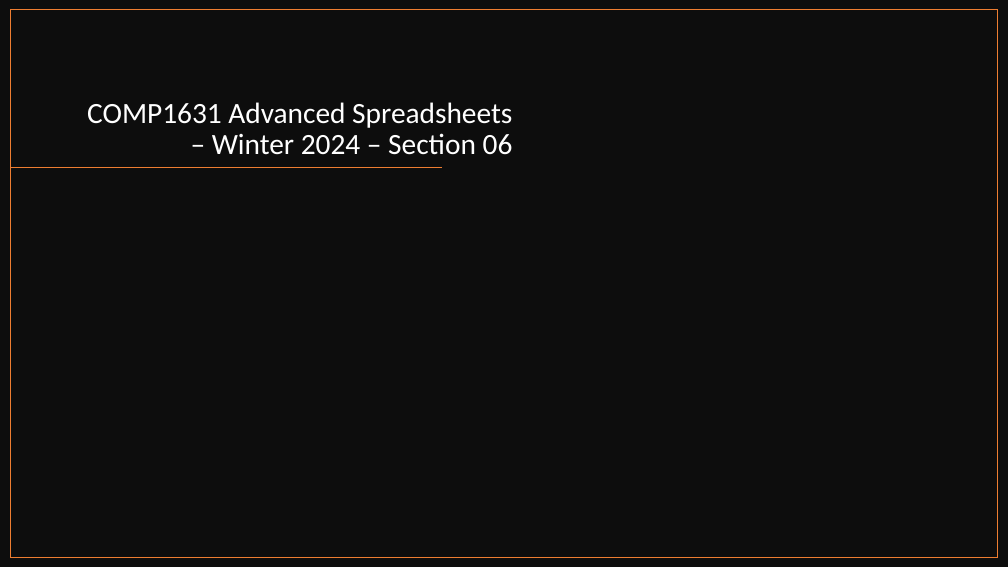
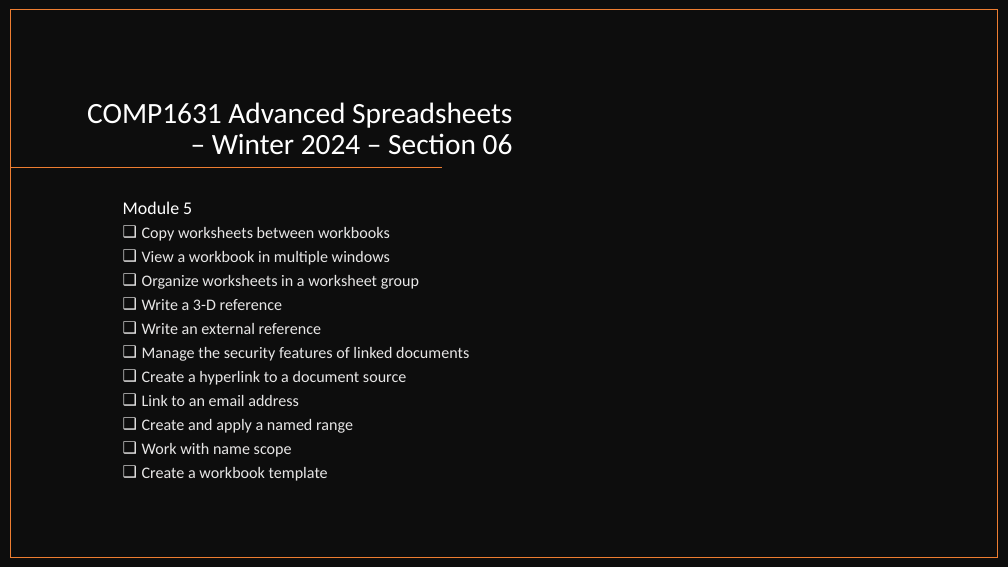
Before and after one commit to muktoakash/Teaching, a slide deck: slide 21 of COMP1631/Lecture_1.pptx. Drawn at 1008x567 pixels with LibreOffice and Linux fonts; fonts in the diff are those of the drawing. Boxes give left, top, right and bottom in pixels: in the first picture for what was removed or moved away, otherwise in the second. Text is boxed around its words. In the diff, an @@ line names an element or a change of style, - is before the commit and + after.

Commit message:
Work more on lecture 1 ppt

```diff
--- a/COMP1631/Lecture_1.pptx
+++ b/COMP1631/Lecture_1.pptx
@@ text added at [123,201,469,481], 15.3 pt, text #E7E6E6 @@
+Module 5
+❑ Copy worksheets between workbooks
+❑ View a workbook in multiple windows
+❑ Organize worksheets in a worksheet group
+❑ Write a 3-D reference
+❑ Write an external reference
+❑ Manage the security features of linked documents
+❑ Create a hyperlink to a document source
+❑ Link to an email address
+❑ Create and apply a named range
+❑ Work with name scope
+❑ Create a workbook template
```
Also in this commit, not shown: 1 other slide changed.
